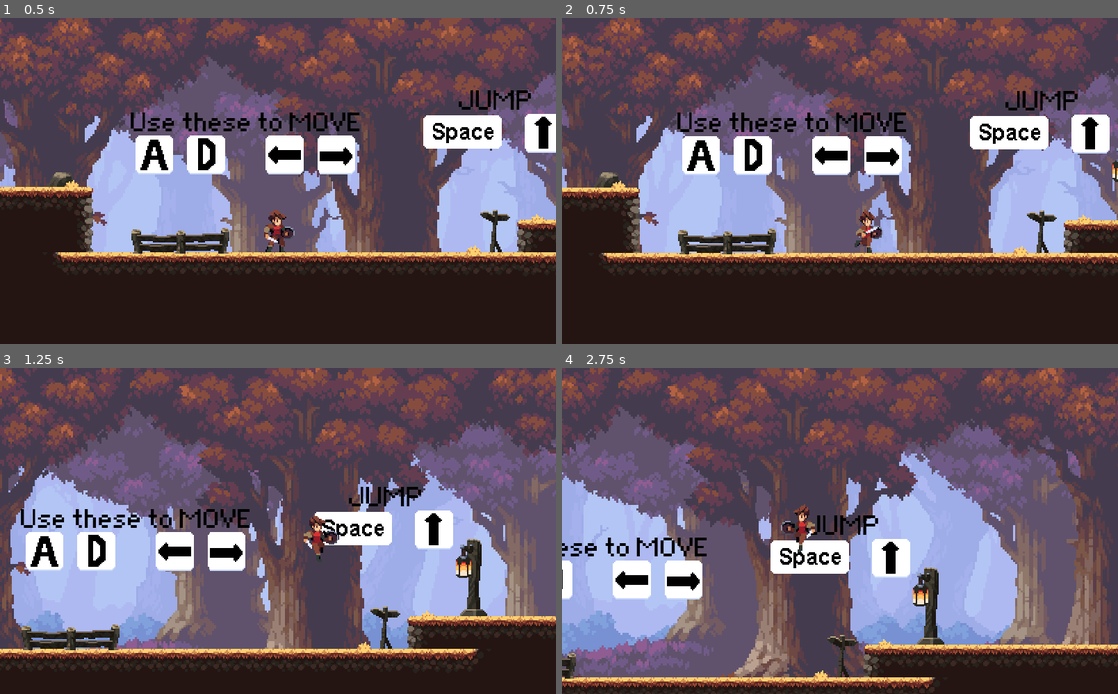
Above: before the commit, frames 1-4 (two rows, left to right).
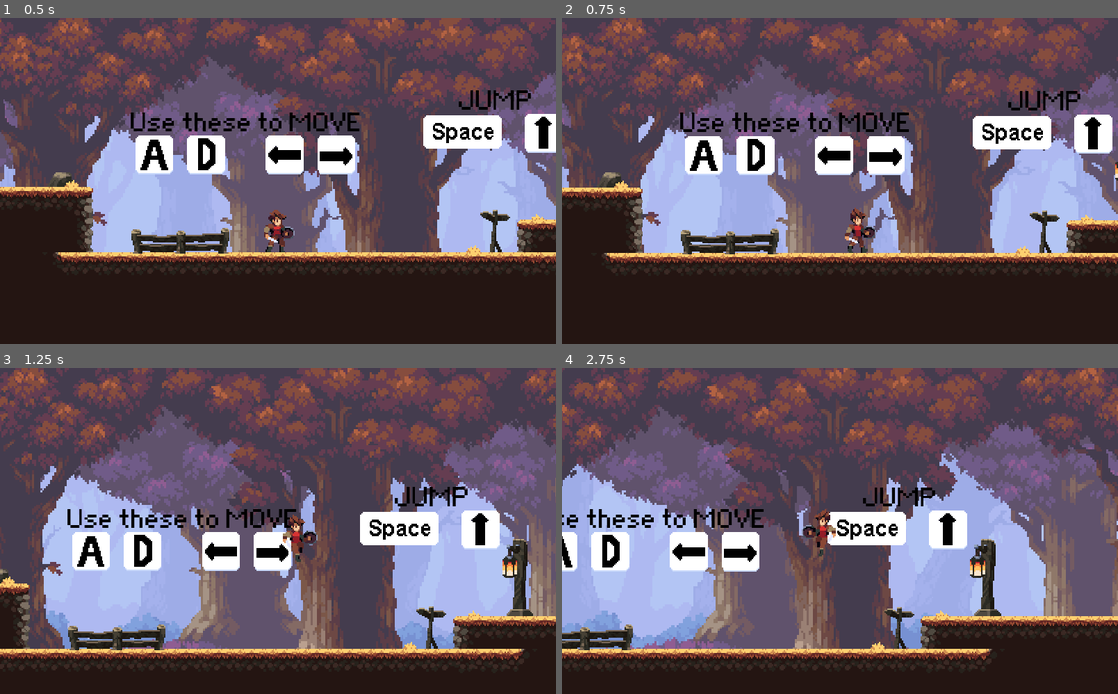
Above: after the commit, the same moments.

Repository: shofiq0023/godot-sider-scroller
Game: Godot game, scene res://Scene/Main.tscn
The game is run twice, just before and just after one commit, with the same random seed, the same clock (stepped at 60 frames per second) and the same inputs.
Inputs:
- Up to frame 1 (0.5 s): no input
- Up to frame 2 (0.75 s): hold D (right) from 0.53 s (still down); tap Caps Lock (walk, bound only after the commit) at 0.6 s
- Up to frame 3 (1.25 s): keep holding D (right); tap Space (jump) at 0.77, 0.8, 1.07 s
- Up to frame 4 (2.75 s): tap Space (jump) at 1.35, 1.52, 1.82, 2.3 s; tap Caps Lock (walk, bound only after the commit) at 1.55, 2.1 s; release D (right) at 2.03 s; hold A (left) from 2.03 s (still down)

Frame 1 is identical in both runs. In frame 2, 15% of the frame differs, in the area x 0-100%, y 0-76%; in frame 3, 51%; in frame 4, 64%, in the area x 0-100%, y 0-99%.

Commit message:
Added walk animation and logic

Diff:
--- a/Assets/Characters/Player/Player.gd
+++ b/Assets/Characters/Player/Player.gd
@@ -1,21 +1,45 @@
 extends KinematicBody2D
 
 var velocity = Vector2.ZERO;
-var title = "Game v1"
+var walking = false;
 
 const moveSpeed = 200;
+const walkSpeed = 100;
 const GRAVITY = 20;
 const JUMPFORCE = -400;
 
 func _ready():
 	pass
 
+# Gets input with input(type -> "run" or "walk") and direction ("left" of "right")
+func input(input, dir):
+	if input == "run" and dir == "right":
+		velocity.x = moveSpeed;
+	if input == "run" and dir == "left":
+		velocity.x = -moveSpeed;
+	if input == "walk" and dir == "right":
+		velocity.x = walkSpeed;
+	if input == "walk" and dir == "left":
+		velocity.x = -walkSpeed;
+
+	if dir == "right":
+		$AnimatedSprite.flip_h = false;
+	elif dir == "left":
+		$AnimatedSprite.flip_h = true;
+
+	getAnimation();
+
+# Plays animation
 func getAnimation():
 	if is_on_floor():
 		if velocity.x == 0:
 			$AnimatedSprite.play("Idle");
-		if (velocity.x > 0) or (velocity.x < 0):
-			$AnimatedSprite.play("Running");
+		if walking == false:
+			if (velocity.x > 0) or (velocity.x < 0):
+				$AnimatedSprite.play("Running");
+		if walking == true:
+			if (velocity.x > 0) or (velocity.x < 0):
+				$AnimatedSprite.play("Walking");
 
 	if not is_on_floor():
 		if velocity.y < 0:
@@ -23,25 +47,37 @@
 		if velocity.y > 0:
 			$AnimatedSprite.play("Falling")
 
+# Gets user input
 func getInput():
-	if Input.is_action_pressed("right"):
-		velocity.x = moveSpeed;
-		getAnimation();
-		$AnimatedSprite.flip_h = false;
-	elif Input.is_action_pressed("left"):
-		velocity.x = -moveSpeed;
-		getAnimation();
-		$AnimatedSprite.flip_h = true;
-	else:
-		velocity.x = 0;
-		getAnimation();
+	if walking == false:
+		if Input.is_action_pressed("right"):
+			input("run", "right");
+		elif Input.is_action_pressed("left"):
+			input("run", "left");
+		else:
+			velocity.x = 0;
+			getAnimation();
+	elif walking == true:
+		if Input.is_action_pressed("right"):
+			input("walk", "right");
+		elif Input.is_action_pressed("left"):
+			input("walk", "left");
+		else:
+			velocity.x = 0;
+			getAnimation();
+
+	# Toggle walk (CapsLock)
+	if Input.is_action_just_pressed("walk"):
+		walking = !walking;
+
+	# Can jump if only on floor (means no double jump)
 	if is_on_floor():
 		if Input.is_action_just_pressed("jump"):
 			velocity.y = JUMPFORCE;
 			getAnimation();
 
+# Main game function
 func _process(delta):
-	OS.set_window_title(title + " | fps: " + str(Engine.get_frames_per_second()));
 	velocity.y += GRAVITY;
 
 	getInput();
--- a/Scene/Main.tscn
+++ b/Scene/Main.tscn
@@ -832,7 +832,6 @@
 position = Vector2( 1416, 205 )
 scale = Vector2( 1.3, 1.3 )
 frames = SubResource( 39 )
-frame = 3
 playing = true
 
 [node name="Player" parent="." instance=ExtResource( 1 )]
--- a/project.godot
+++ b/project.godot
@@ -63,6 +63,11 @@
 , Object(InputEventKey,"resource_local_to_scene":false,"resource_name":"","device":0,"alt":false,"shift":false,"control":false,"meta":false,"command":false,"pressed":false,"scancode":16777232,"physical_scancode":0,"unicode":0,"echo":false,"script":null)
  ]
 }
+walk={
+"deadzone": 0.5,
+"events": [ Object(InputEventKey,"resource_local_to_scene":false,"resource_name":"","device":0,"alt":false,"shift":false,"control":false,"meta":false,"command":false,"pressed":false,"scancode":16777241,"physical_scancode":0,"unicode":0,"echo":false,"script":null)
+ ]
+}
 
 [layer_names]
 
